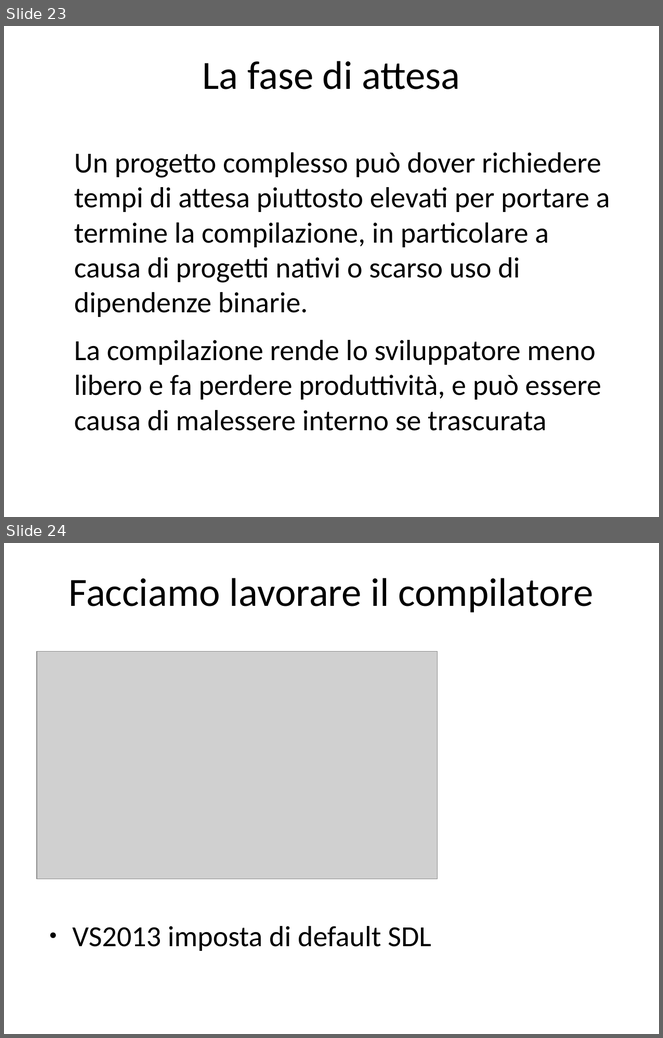
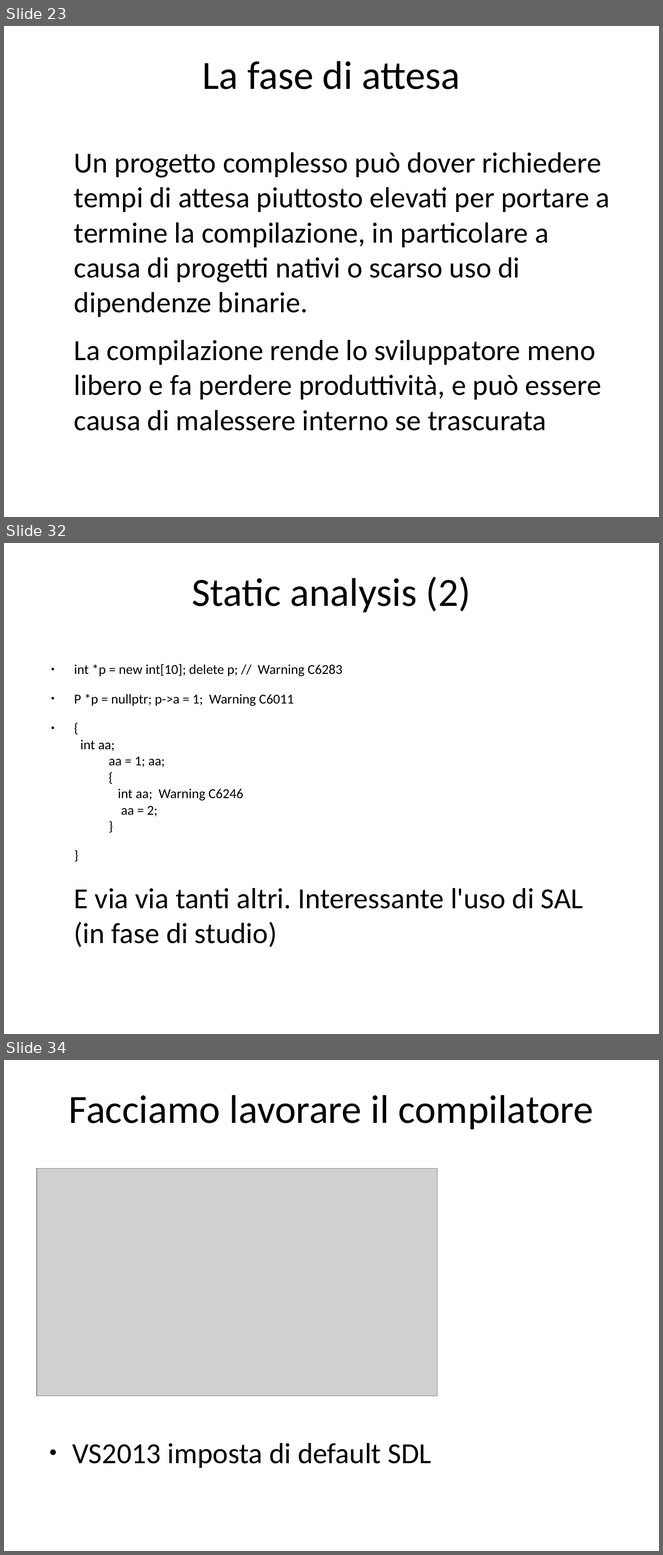
Before and after one commit to rramirez-tec-mx/Repo, a slide deck: La salute del software.odp. Shown one above the other, each under a label of ours: slides 23 and 24 before the commit, slides 23, 32 and 34 after it; the slides between them are not shown. The pictures are 663x1038 and 663x1555 pixels, drawn with LibreOffice and Linux fonts; fonts in the diff are those of the drawing; grey boxes stand for pictures. Boxes give left, top, right and bottom in pixels: in the first picture for what was removed or moved away, otherwise in the second. Text is boxed around its words. In the diff, an @@ line names an element or a change of style, - is before the commit and + after.

Commit message:
aggiunte slide analisti statica + alcune prove SAL

```diff
--- a/La salute del software.odp
+++ b/La salute del software.odp
@@ slide 32 added at [4,543,659,1034], background #FFFFFF @@
@@ title added at [192,577,471,613], 44 pt, text #000000 @@
+Static analysis (2)
@@ text added at [74,664,583,948], 15 pt, text #000000 @@
+● int *p = new int[10]; delete p; // Warning C6283
+● P *p = nullptr; p->a = 1; Warning C6011
+● {
+  int aa;
+  aa = 1; aa;
+  {
+  int aa; Warning C6246
+  aa = 2;
+  }
+}
+E via via tanti altri. Interessante l'uso di SAL (in fase di studio)
@@ what was slide 24 is now slide 34 @@
```
Also in this commit, not shown: 9 other slides added, 5 other files.
